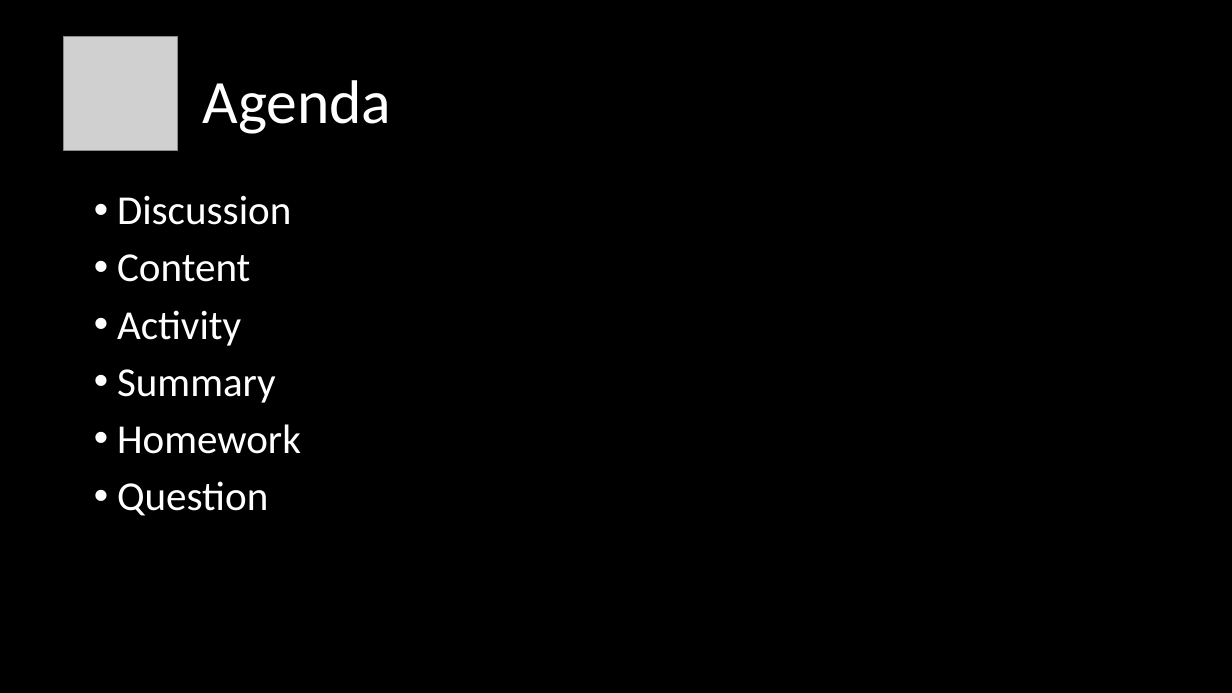
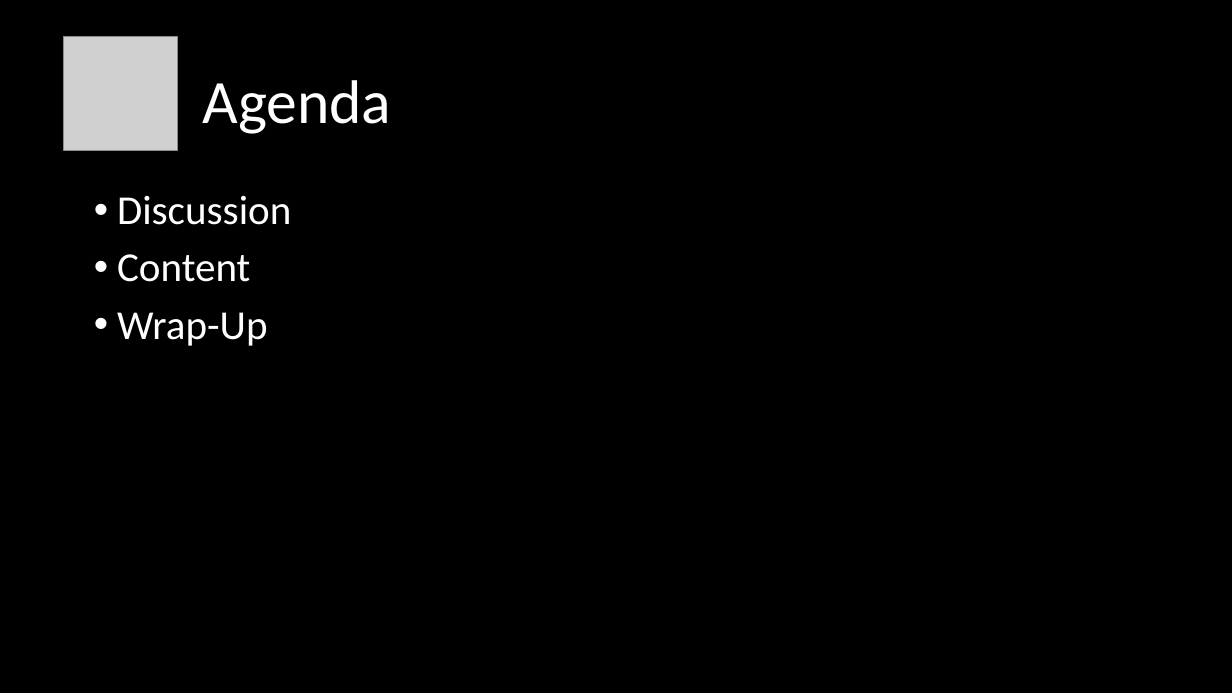
Before and after one commit to orstewar/ist346-content, a slide deck: slide 2 of content/_template_.pptx. Drawn at 1232x693 pixels with LibreOffice and Linux fonts; fonts in the diff are those of the drawing; grey boxes stand for pictures. Boxes give left, top, right and bottom in pixels: in the first picture for what was removed or moved away, otherwise in the second. Text is boxed around its words. In the diff, an @@ line names an element or a change of style, - is before the commit and + after.

```diff
--- a/content/_template_.pptx
+++ b/content/_template_.pptx
@@ text at [117, 312, 268, 346]: text changed @@
-• Activity
-• Summary
-• Homework
-• Question
+• Wrap-Up
```
Also in this commit, not shown: 8 other files.
